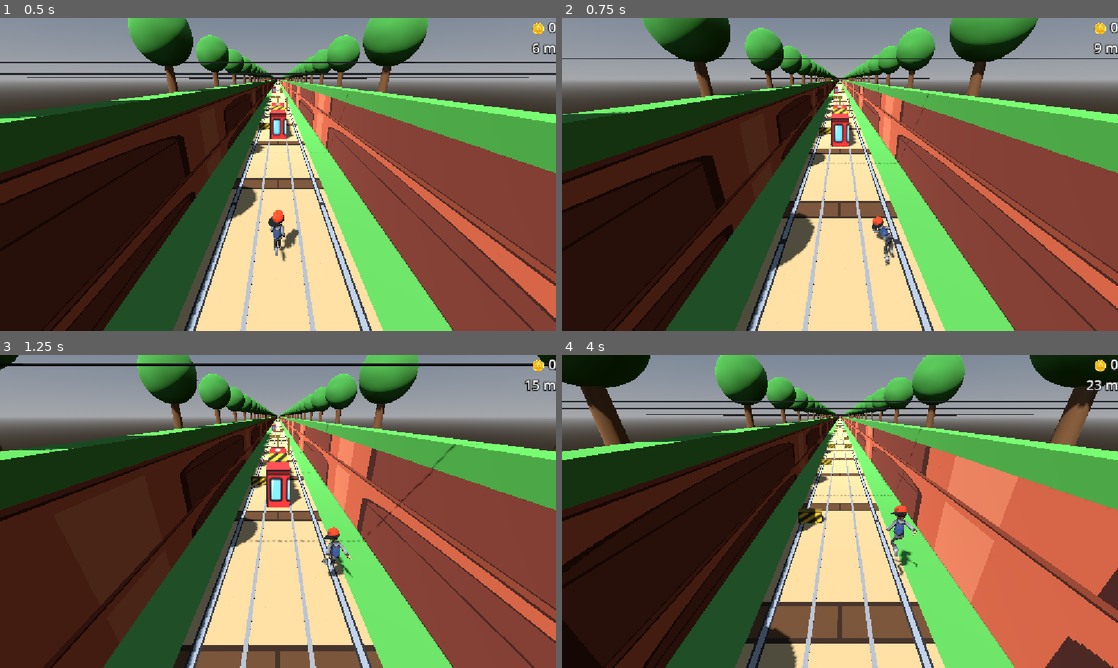
Above: before the commit, frames 1-4 (two rows, left to right).
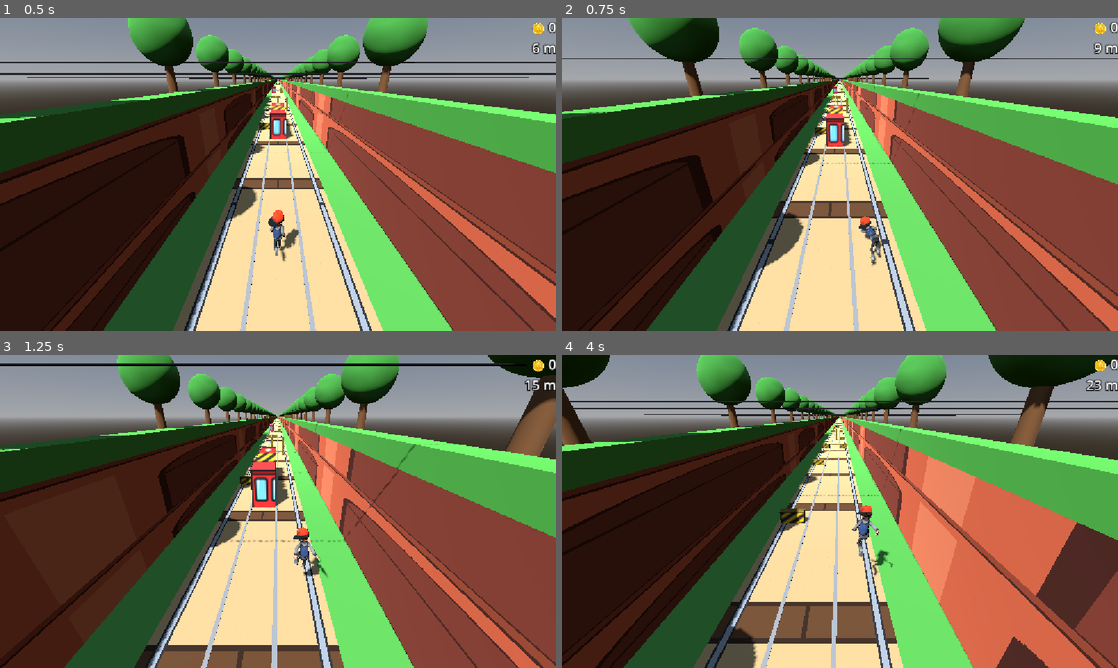
Above: after the commit, the same moments.

Repository: iandifilippo/NeXus-Subway-Surfers
Game: Godot game, scene res://scenes/main/main.tscn
The game is run twice, just before and just after one commit, with the same random seed, the same clock (stepped at 60 frames per second) and the same inputs.
Inputs:
- Up to frame 1 (0.5 s): no input
- Up to frame 2 (0.75 s): hold Right (move_right) from 0.53 s (still down); hold Down (roll) from 0.53 s (still down)
- Up to frame 3 (1.25 s): keep holding Right (move_right); keep holding Down (roll); tap Up (jump) at 0.77 s
- Up to frame 4 (4 s): release Right (move_right) at 1.28 s; release Down (roll) at 1.28 s; hold Left (move_left) 1.28-2 s; tap Down (roll) at 1.35, 3.6 s; tap Up (jump) at 1.52, 3.77 s; click "Reintentar" at 2 s; hold Down (roll) 2.78-3.53 s; hold Right (move_right) from 2.78 s (still down)

Frame 1 is identical in both runs. In frame 2, 27% of the frame differs, in the area x 0-100%, y 0-100%; in frame 3, 38%; in frame 4, 49%.

Commit message:
Cámara sigue al jugador lateralmente (Lerp)
Agregamos seguimiento lateral suave de la cámara respecto al jugador, usando lerp() en vez de un SpringArm3D. Se descarta el enfoque de SpringArm3D porque el juego no tiene obstáculos verticales ni geometría que la cámara deba esquivar, así que su función de evitar colisiones no aporta nada aquí y sí agrega complejidad innecesaria.

- CAMERA_FOLLOW_AMOUNT (0.6): cuánto se mueve la cámara respecto al jugador.
- CAMERA_FOLLOW_SPEED (4.0): qué tan rápido alcanza al jugador.

Diff:
--- a/scenes/main/main.gd
+++ b/scenes/main/main.gd
@@ -4,7 +4,8 @@
 ## y es este script el que mueve el mundo entero hacia él (+Z). Esto evita
 ## acumular coordenadas enormes (que degradan la precisión de los float en
 ## partidas largas), permite reusar un pool fijo de nodos, y hace que la
-## cámara no necesite lógica de seguimiento.
+## cámara no necesite lógica de seguimiento EN PROFUNDIDAD (eje Z) — solo
+## necesita seguir al jugador de lado a lado (eje X) cuando cambia de carril.
 extends Node3D
 
 ## --- Terreno ---
@@ -56,8 +57,25 @@
 const DESPAWN_Z := 15.0   ## Pasado este punto ya quedaron detrás de la cámara
 						  ## y se eliminan para no acumular nodos.
 
+## --- Seguimiento lateral de la cámara ---
+const CAMERA_FOLLOW_AMOUNT := 0.6  ## Qué tanto se mueve la cámara respecto
+									## al jugador. 1.0 = la sigue exacto
+									## (igual de rápido, mismo carril),
+									## 0.0 = no se mueve nunca. 0.6 hace que
+									## se note el movimiento sin que la
+									## cámara "gire" bruscamente de golpe.
+const CAMERA_FOLLOW_SPEED := 4.0   ## Qué tan rápido "alcanza" la cámara al
+									## objetivo. Es la velocidad del lerp:
+									## más alto = reacciona casi al instante,
+									## más bajo = se queda atrás con un
+									## trotecito perceptible detrás del
+									## jugador (ese es el efecto que
+									## buscamos, un seguimiento "leve").
+
 @onready var game_over: Control = $GameOver
 @onready var hud: Control = $HUD
+@onready var camera: Camera3D = $Camera3D
+@onready var player: CharacterBody3D = $Player
 
 ## --- Estado de la partida ---
 var speed := START_SPEED       ## Velocidad actual del mundo.
@@ -138,6 +156,17 @@
 	if next_coin_spawn <= 0.0:
 		spawn_coins()
 		next_coin_spawn = COIN_GAP
+
+	# --- Seguimiento lateral de la cámara ---
+	# La cámara NO es hija del jugador (evitamos así el problema de que
+	# choque contra su propia cápsula de colisión, que fue justo lo que
+	# rompió el intento anterior con SpringArm3D). En su lugar, cada frame
+	# la acercamos un poco más hacia una posición X calculada a partir de
+	# dónde está el jugador, con lerp(): eso da un seguimiento suave, con
+	# un pequeño retraso natural, en vez de un salto brusco o un enganche
+	# rígido 1 a 1.
+	var camera_target_x := player.position.x * CAMERA_FOLLOW_AMOUNT
+	camera.position.x = lerp(camera.position.x, camera_target_x, CAMERA_FOLLOW_SPEED * delta)
 
 	hud.update_hud(coins, distance)
 
@@ -216,12 +245,17 @@
 		# Zigzag: obliga a cambiar de carril cada tres monedas.
 		"zigzag":
 			for i in 9:
+				# La división entera es intencional: agrupa las monedas
+				# de a 3 en 3 para el patrón en zigzag. Por eso se silencia
+				# el aviso de "integer division" en vez de cambiarla.
 				@warning_ignore("integer_division")
 				var l: int = clampi(lane + (i / 3) % 3 - 1, 0, 2)
 				try_place_coin(l, SPAWN_Z - i * COIN_SPACING)
 		# Escalera: desplazamiento progresivo hacia un lado.
 		"stairs":
 			for i in 6:
+				# Misma razón: división entera intencional, agrupa de a 2
+				# para que el desplazamiento avance cada dos monedas.
 				@warning_ignore("integer_division")
 				var l: int = clampi(lane + i / 2, 0, 2)
 				try_place_coin(l, SPAWN_Z - i * COIN_SPACING)
